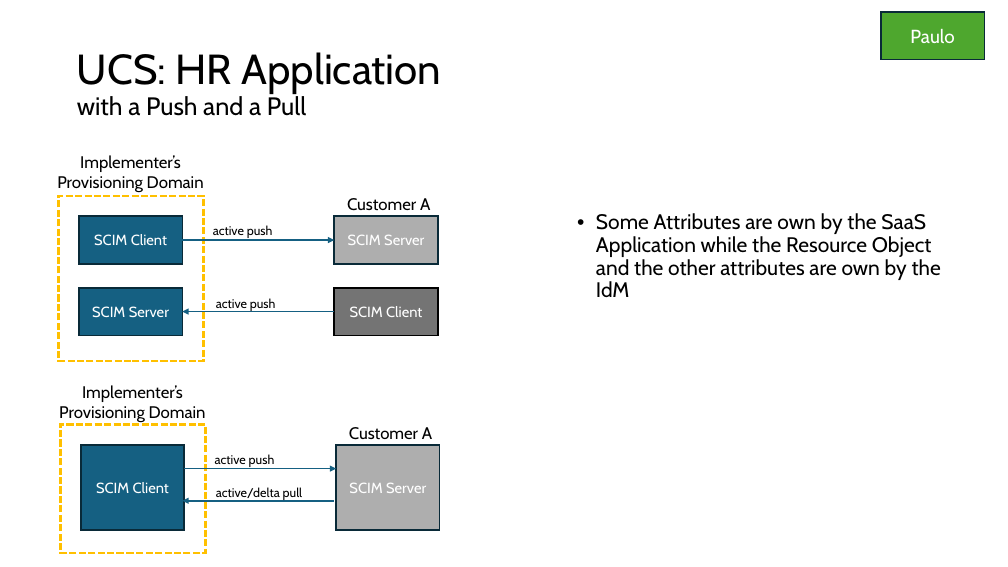
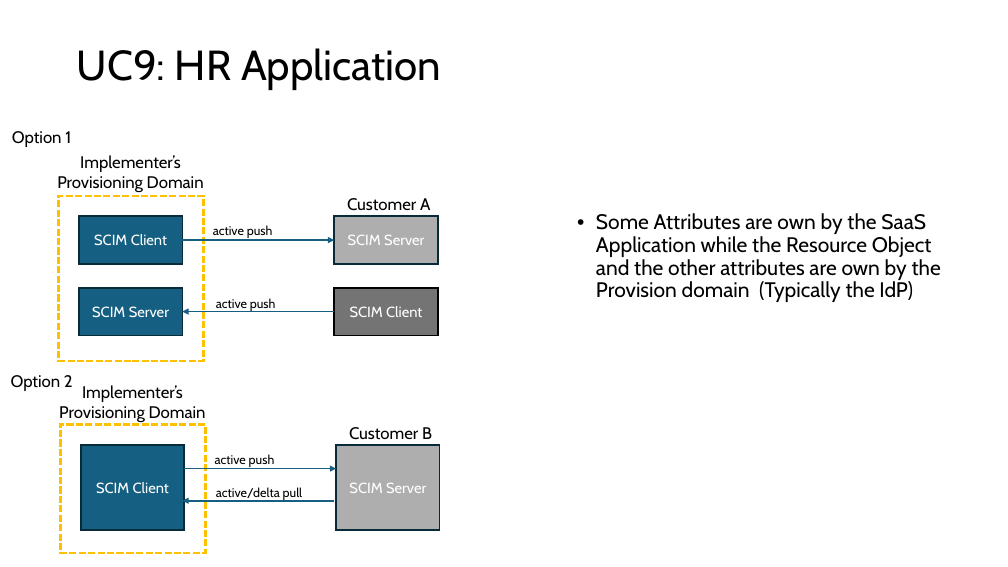
Before and after one commit to pamelatech/scim-use-case-revamp, a slide deck: slide 37 of Use Cases 29 Mar 2024.pptx (slide 36 before the commit). Drawn at 1008x567 pixels with LibreOffice and Linux fonts; fonts in the diff are those of the drawing. Boxes give left, top, right and bottom in pixels: in the first picture for what was removed or moved away, otherwise in the second. Text is boxed around its words. In the diff, an @@ line names an element or a change of style, - is before the commit and + after.

Commit message:
ppt updated

```diff
--- a/Use Cases 29 Mar 2024.pptx
+++ b/Use Cases 29 Mar 2024.pptx
@@ rectangle removed at <box>881,12,985,60</box> @@
-Paulo
@@ title at <box>77,48,441,90</box>: text changed @@
-UCS: HR Application
-with a Push and a Pull
+UC9: HR Application
@@ text added at <box>12,131,71,147</box>, 16 pt, text #000000 @@
+Option 1
@@ text at <box>596,213,941,302</box>: text changed @@
-• Some Attributes are own by the SaaS Application while the Resource Object and the other attributes are own by the IdM
+• Some Attributes are own by the SaaS Application while the Resource Object and the other attributes are own by the Provision domain (Typically the IdP)
@@ text added at <box>11,375,73,391</box>, 16 pt, text #000000 @@
+Option 2
@@ text at <box>349,427,432,440</box>: text changed @@
-Customer A
+Customer B
```
Also in this commit, not shown: 1 other slide changed, 2 slides added, 2 slides removed.
